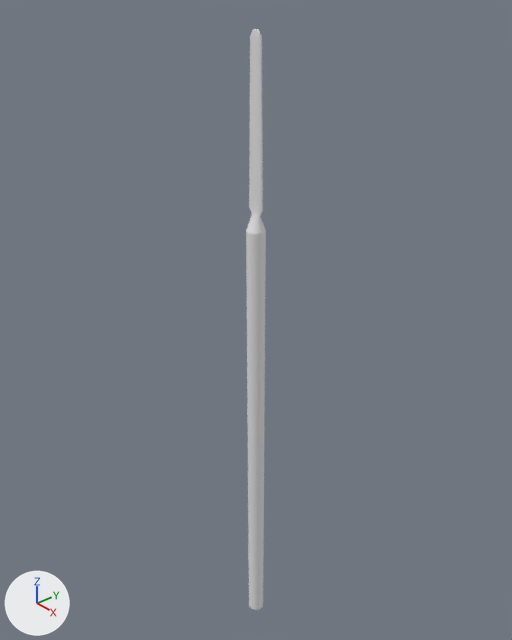
One commit to the Blender file Blend Files/yari.blend: the scene before it, then after it.
The view is the same before and after, from a 50 mm camera at (5.09, -4.43, 4.38) aimed at (-0.24, 0.21, 0.53). The axes (+X, +Y, +Z) are drawn at lower left. The lights are the same throughout.
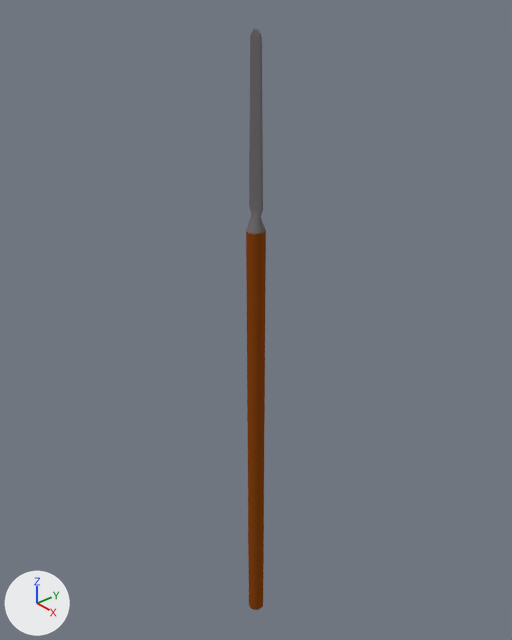
Pixel boxes [x1, y1, x2, y2] of what changed, in the pictures (512 x 640 px):
part 1 of me_pcylinder1, recoloured
    both: [246, 29, 266, 234]
part 2 of me_pcylinder1, recoloured (grey to brown)
    both: [246, 229, 266, 610]

The edits, one by one:
Material 'SpearHandle' (mat_spearhandle) is new.
Its base color is (0.258, 0.0595, 0.00651) (brown #8b4513).
Material 'SpearSteel' (mat_spearsteel) is new.
Its base color is (0.168, 0.159, 0.162) (grey #726f70).
me_pcylinder1 has 144 vertices, 180 faces and spans x -0.1..0.1, y -3.76..3.63, z -0.1..0.1.
me_pcylinder1 is used by ob_pcylinder1; location (0.0, 0.0, 0.0); rotation (1.571, 0.0, 0.0), in degrees (90, 0, 0).
me_pcylinder1 part 1: all 120 faces that had it switch from mat_initialshadinggroup (white #e7e7e7) to mat_spearsteel (grey #726f70).
me_pcylinder1 part 2: all 60 faces that had it switch from mat_initialshadinggroup_001 (white #e7e7e7) to mat_spearhandle (brown #8b4513).
